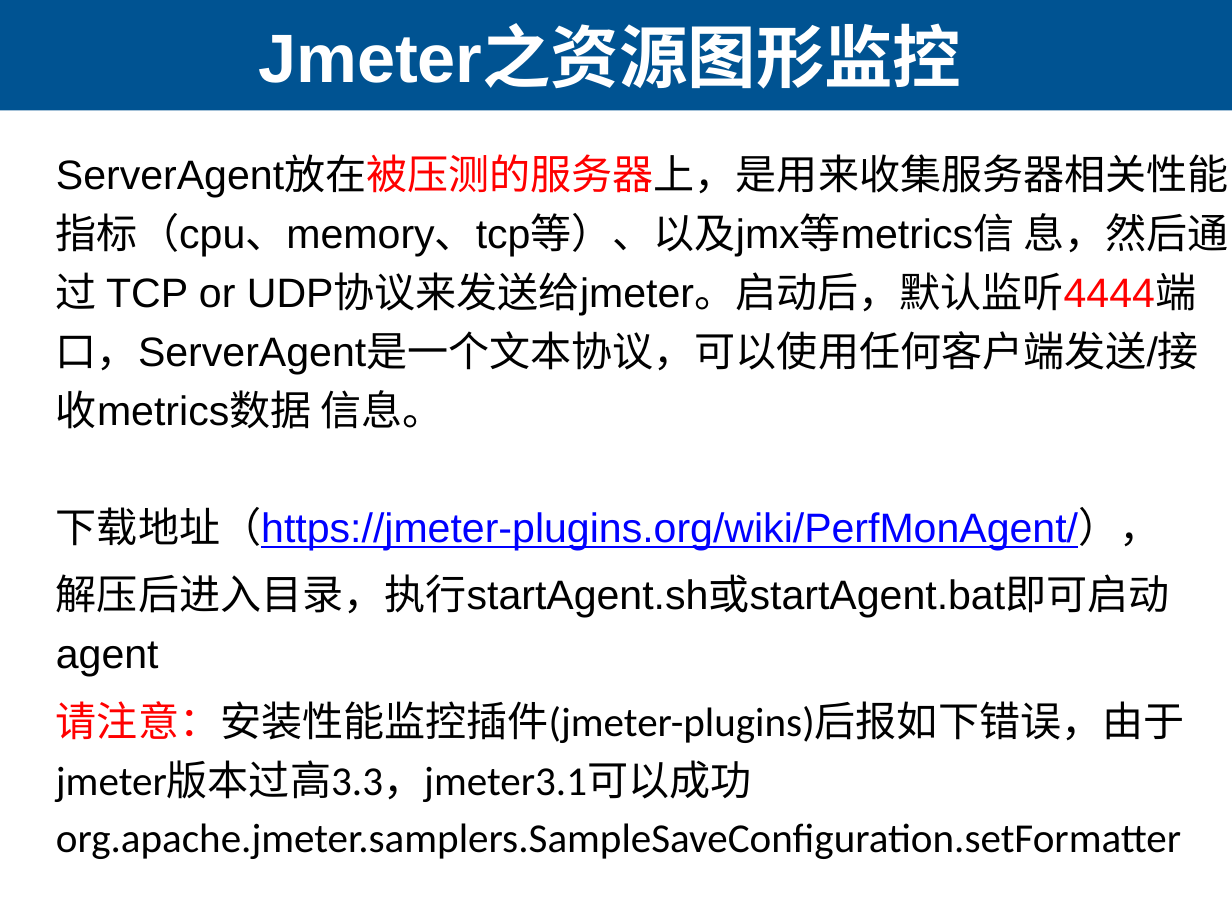
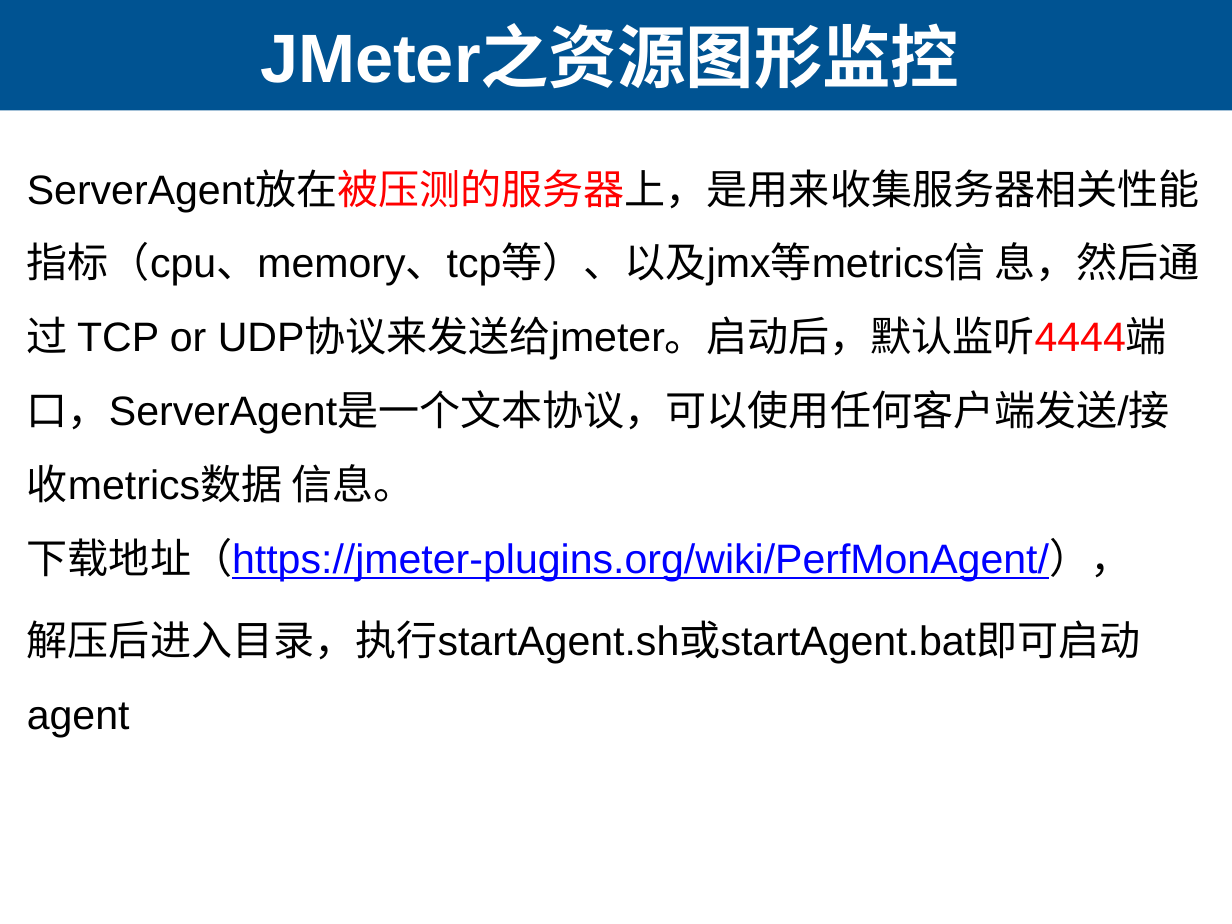
Before and after one commit to lihuanzhen/load-testing, a slide deck: slide 4 of 22 Jmeter性能测试实战.pptx (slide 5 before the commit). Drawn at 1232x924 pixels with LibreOffice and Linux fonts; fonts in the diff are those of the drawing. Boxes give left, top, right and bottom in pixels: in the first picture for what was removed or moved away, otherwise in the second. Text is boxed around its words. In the diff, an @@ line names an element or a change of style, - is before the commit and + after.

Commit message:
jmeter

```diff
--- a/22 Jmeter性能测试实战.pptx
+++ b/22 Jmeter性能测试实战.pptx
@@ title at [260,28,959,89]: text changed @@
-Jmeter之资源图形监控
+JMeter之资源图形监控
@@ text "ServerAgent放在被压测的服务器上，是用来收集服务器相关性能指标（cpu、memory、tcp等）、以及jmx等 ...": place and size @@
-text "ServerAgent放在被压测的服务器上，是用来收集服务器相关性能指标（cpu、memory、tcp等）、以及jmx等 ..." at [56,156,1229,859]
+text "ServerAgent放在被压测的服务器上，是用来收集服务器相关性能指标（cpu、memory、tcp等）、以及jmx等 ..." at [27,171,1200,664]
@@ text at [27,171,1200,582]: text changed @@
-ServerAgent放在被压测的服务器上，是用来收集服务器相关性能指标（cpu、memory、tcp等）、以及jmx等metrics信 息，然后通过 TCP or UDP协议来发送给jmeter。启动后，默认监听4444端口，ServerAgent是一个文本协议，可以使用任何客户端发送/接收metrics数据 信息。
-下载地址（https://jmeter-plugins.org/wiki/PerfMonAgent/），
+ServerAgent放在被压测的服务器上，是用来收集服务器相关性能指标（cpu、memory、tcp等）、以及jmx等metrics信 息，然后通过 TCP or UDP协议来发送给jmeter。启动后，默认监听4444端口，ServerAgent是一个文本协议，可以使用任何客户端发送/接收metrics数据 信息。
+下载地址（https://jmeter-plugins.org/wiki/PerfMonAgent/），
@@ text at [27,620,1141,664]: line spacing 1.2 to 1.5 @@
@@ text at [56,701,1185,859]: paragraphs removed @@
-请注意：安装性能监控插件(jmeter-plugins)后报如下错误，由于jmeter版本过高3.3，jmeter3.1可以成功
-org.apache.jmeter.samplers.SampleSaveConfiguration.setFormatter
```
Also in this commit, not shown: 10 other slides changed, 3 slides added, 4 slides removed, 1 other file.
